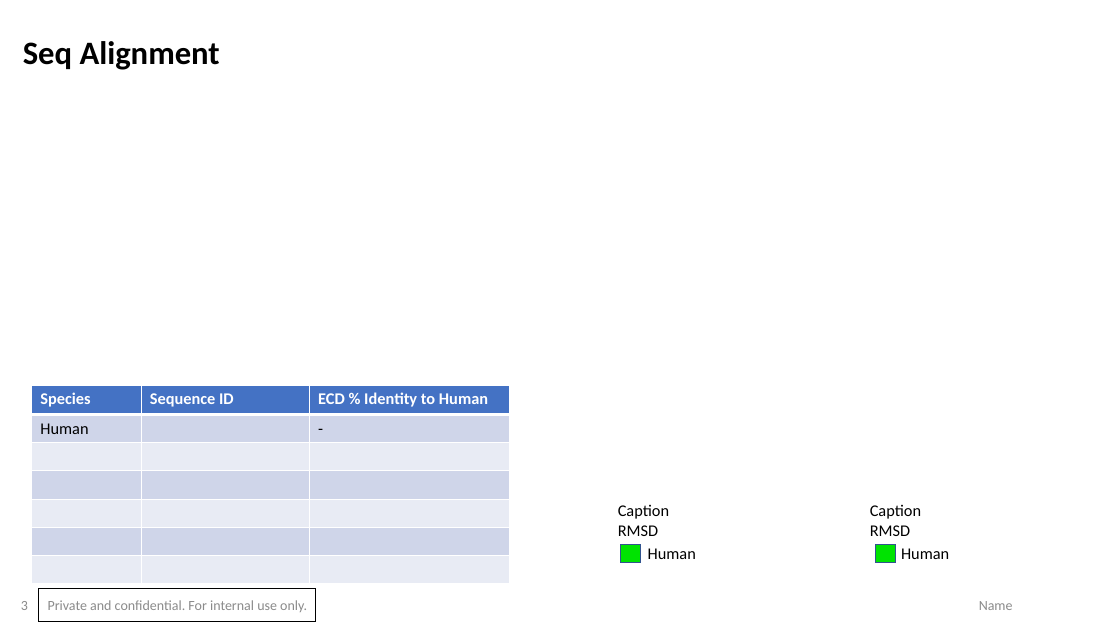
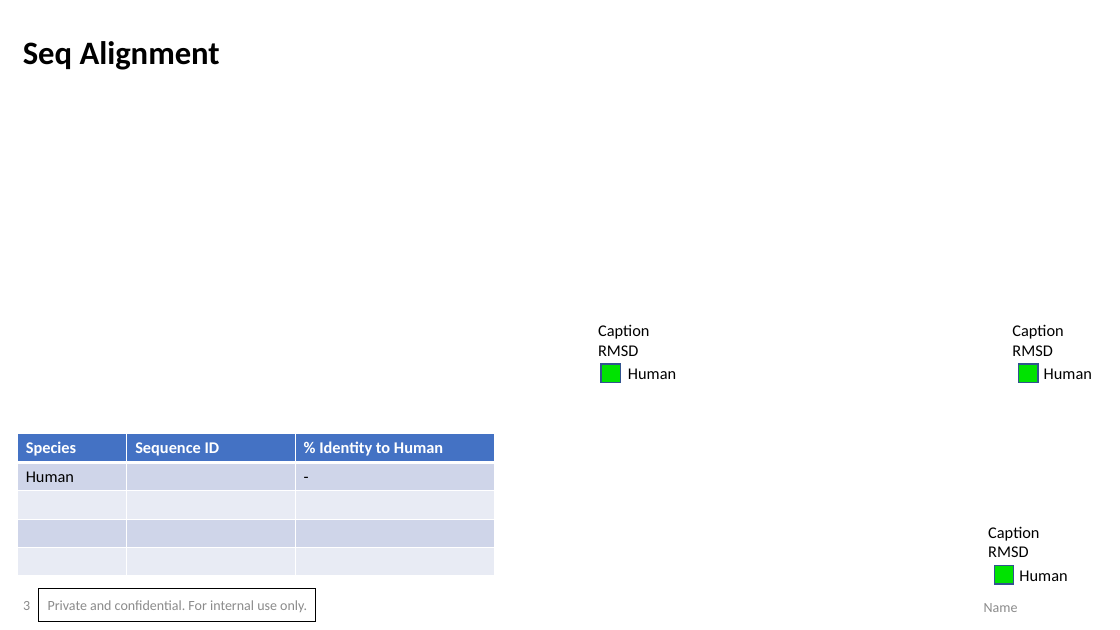
Before and after one commit to cc1015/protein_passport_automation, a slide deck: slide 3 of assets/template.pptx. Drawn at 1120x630 pixels with LibreOffice and Linux fonts; fonts in the diff are those of the drawing. Boxes give left, top, right and bottom in pixels: in the first picture for what was removed or moved away, otherwise in the second. Text is boxed around its words. In the diff, an @@ line names an element or a change of style, - is before the commit and + after.

Commit message:
ppt appearance fixes/ muscle align bug. Closes #3

```diff
--- a/assets/template.pptx
+++ b/assets/template.pptx
@@ text added at (1012, 324, 1063, 356), 14 pt, text #000000 @@
+Caption
+RMSD
@@ 2 texts, 1 rectangle: place and size @@
-2 texts, 1 rectangle at (618, 505, 696, 563)
+2 texts, 1 rectangle at (598, 324, 676, 382)
@@ rectangle added at (1018, 364, 1038, 382), fill #00E301, outline #325491 1 pt @@
@@ text added at (1044, 368, 1092, 379), 14 pt, text #000000 @@
+Human
@@ table at (18, 434, 495, 576) @@
-row 1, column 3: ECD % Identity to Human
+row 1, column 3: % Identity to Human
-row 6:  |  | 
-row 7:  |  | 
@@ table: place and size @@
-table at (32, 386, 509, 584)
+table at (18, 434, 495, 576)
@@ 2 texts, 1 rectangle: place and size @@
-2 texts, 1 rectangle at (870, 505, 949, 563)
+2 texts, 1 rectangle at (988, 526, 1067, 585)
@@ text "Name": place and size @@
-text "Name" at (979, 601, 1013, 610)
+text "Name" at (984, 603, 1018, 612)
```
Also in this commit, not shown: 1 other slide changed, 5 other files.
